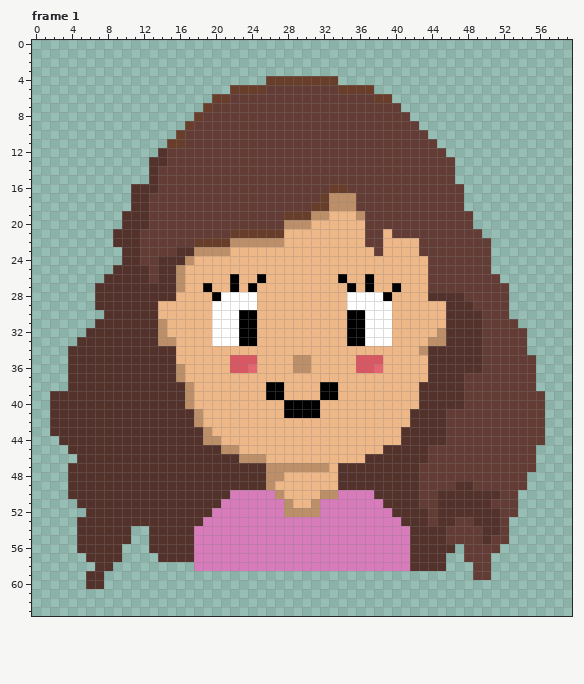
One commit to this pixel-art file: Assets/HappyWife.aseprite. The picture above is the old version.
60x64 pixels, 1 frame. Colours within 5 levels of each other are drawn and written as one. Shown: frame 1. The commit also changed other frames, which this record leaves out.
New version:
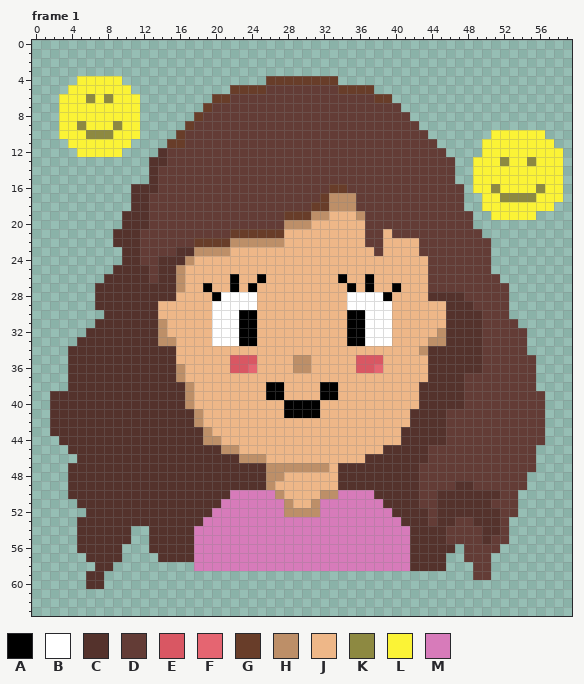
Palette (. is transparent): A #000000  B #ffffff  C #54322c  D #633c36  E #d95763  F #e56571  G #683d29  H #bd8f68  J #eeb788  K #8d8941  L #fbf336  M #d77bba
Author's note on the commit: Different wife moods and animations
From old to new:
Frame 1, layer "Layer 1":
y 4: x 5..9 ..... -> LLLLL
y 5: x 4..10 ....... -> LLLLLLL
y 6: x 3..11 ......... -> LLLKLKLLL
y 7..8: x 3..11 ......... -> LLLLLLLLL
y 9: x 3..11 ......... -> LLKLLLKLL
y 10: x 3..11 ......... -> LLLKKKLLL; x 51..56 ...... -> LLLLLL
y 11: x 4..10 ....... -> LLLLLLL; x 50..57 ........ -> LLLLLLLL
y 12: x 5..9 ..... -> LLLLL; x 50..58 ......... -> LLLLLLLLL
y 13: x 49..58 .......... -> LLLKLLKLLL
y 14..15: x 49..58 .......... -> LLLLLLLLLL
y 16: x 49..58 .......... -> LLKLLLLKLL
y 17: x 50..58 ......... -> LLKKKKLLL
y 18: x 50..57 ........ -> LLLLLLLL
y 19: x 51..55 ..... -> LLLLL
Pixel boxes of the changes (left, top, right, bottom) in both pictures:
added: (59, 76, 140, 157)
added: (473, 130, 563, 220)
